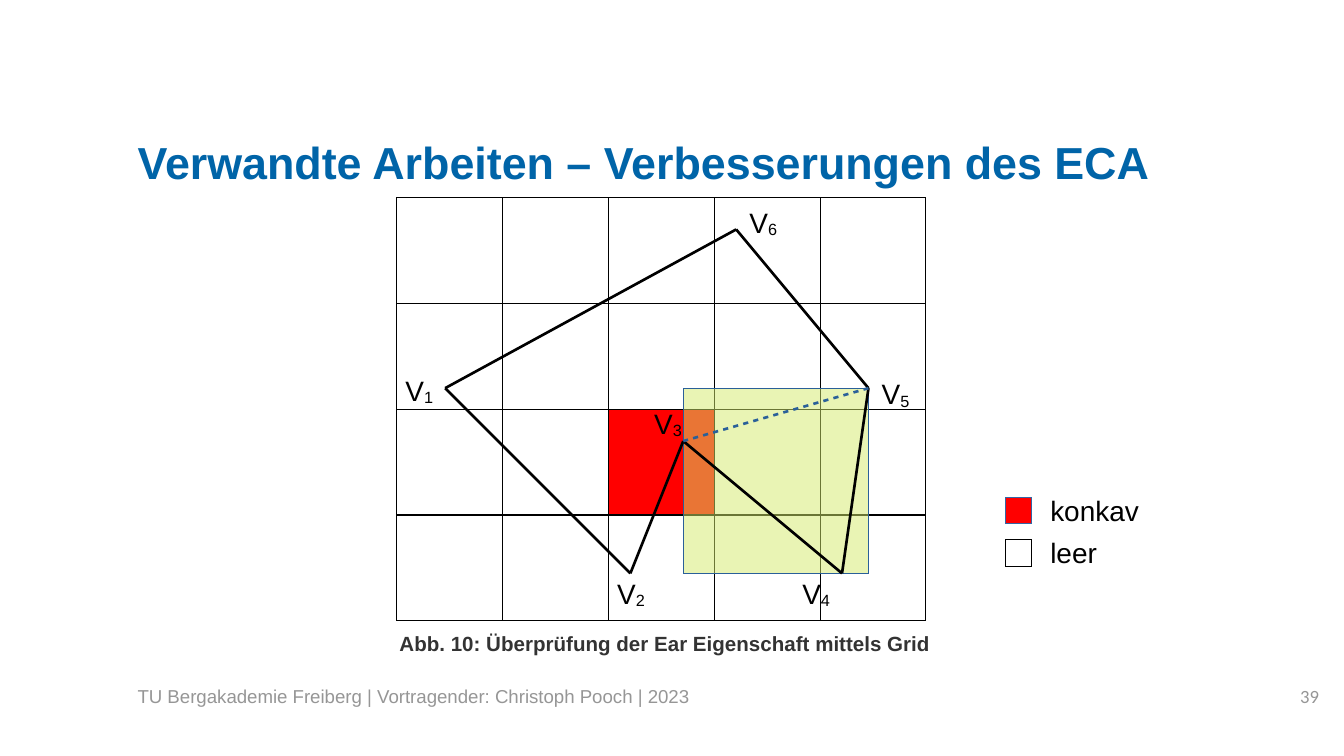
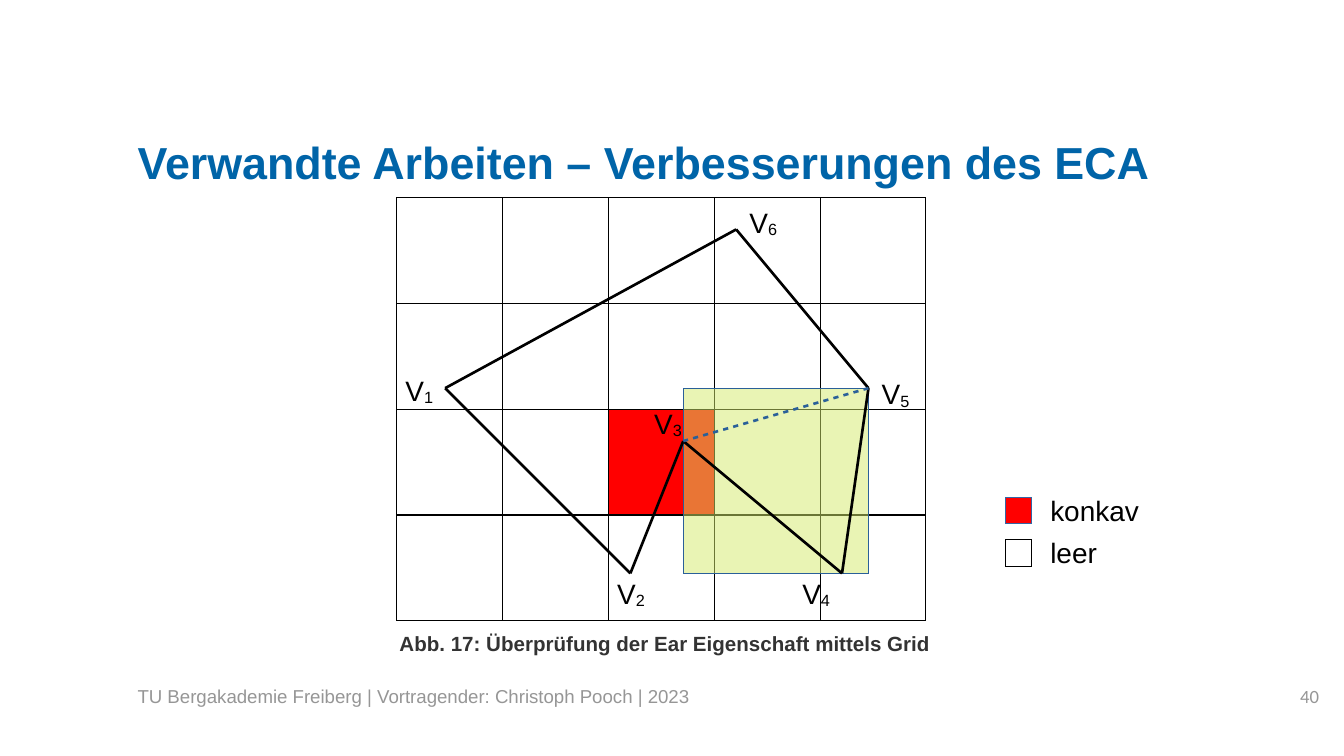
Before and after one commit to LordofUndeads/Bachelorarbeit, a slide deck: slide 40 of Verteidigung/BA_Verteidigung.odp (slide 39 before the commit). Drawn at 1344x756 pixels with LibreOffice and Linux fonts; fonts in the diff are those of the drawing; background and template pictures are left out. Boxes give left, top, right and bottom in pixels: in the first picture for what was removed or moved away, otherwise in the second. Text is boxed around its words. In the diff, an @@ line names an element or a change of style, - is before the commit and + after.

```diff
--- a/Verteidigung/BA_Verteidigung.odp
+++ b/Verteidigung/BA_Verteidigung.odp
@@ text at [399, 635, 929, 656]: text changed @@
-Abb. 10: Überprüfung der Ear Eigenschaft mittels Grid
+Abb. 17: Überprüfung der Ear Eigenschaft mittels Grid
@@ page number at [1300, 691, 1319, 703]: text changed @@
-39
+40
```
Also in this commit, not shown: 30 other slides changed, 22 slides added, 3 other files.
